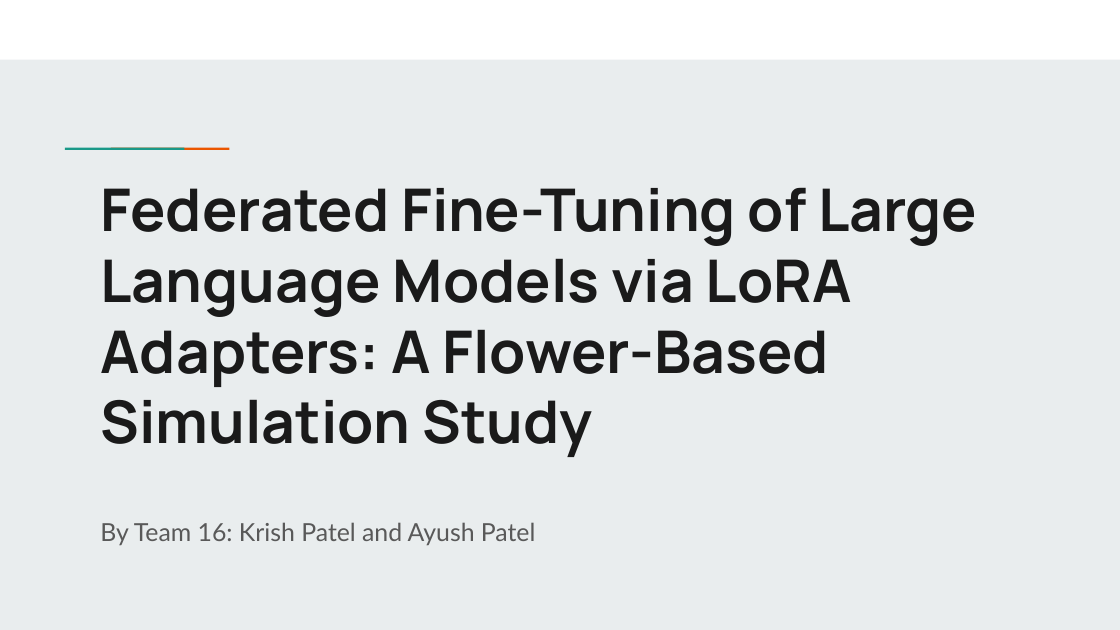
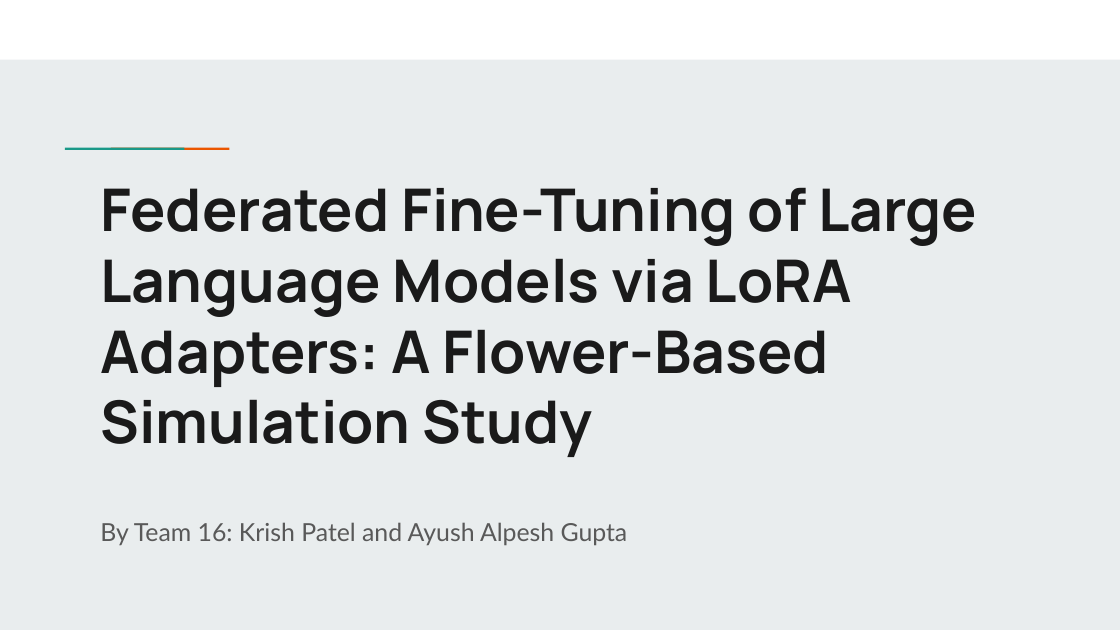
Before and after one commit to krish-patel1003/TDC-project, a slide deck: slide 1 of Team_16_PaperRex_Presentation.pptx. Drawn at 1120x630 pixels with LibreOffice and Linux fonts; fonts in the diff are those of the drawing. Boxes give left, top, right and bottom in pixels: in the first picture for what was removed or moved away, otherwise in the second. Text is boxed around its words. In the diff, an @@ line names an element or a change of style, - is before the commit and + after.

```diff
--- a/Team_16_PaperRex_Presentation.pptx
+++ b/Team_16_PaperRex_Presentation.pptx
@@ subtitle at [100, 522, 628, 545]: text changed @@
-By Team 16: Krish Patel and Ayush Patel
+By Team 16: Krish Patel and Ayush Alpesh Gupta
```
Also in this commit, not shown: 10 other slides changed, 1 other file.
